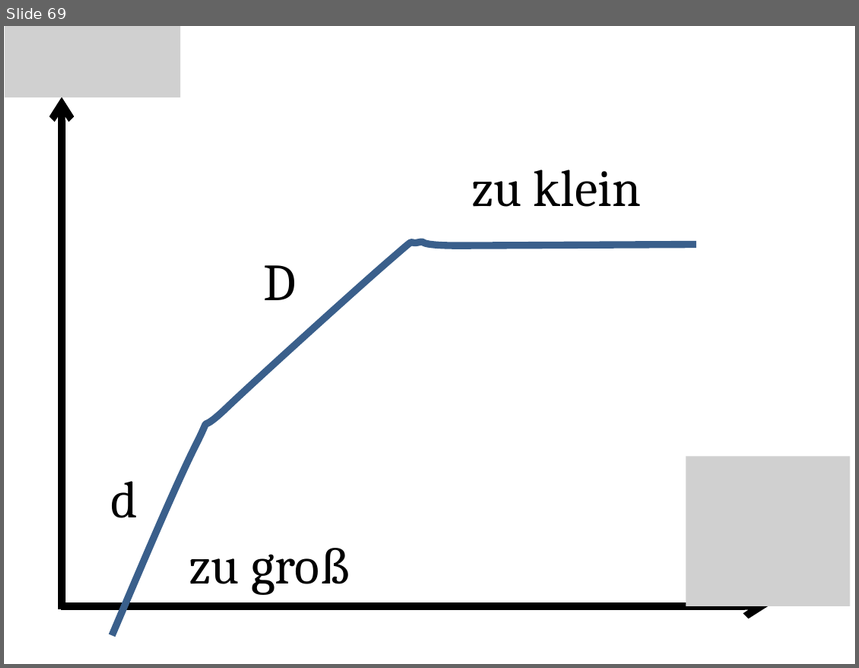
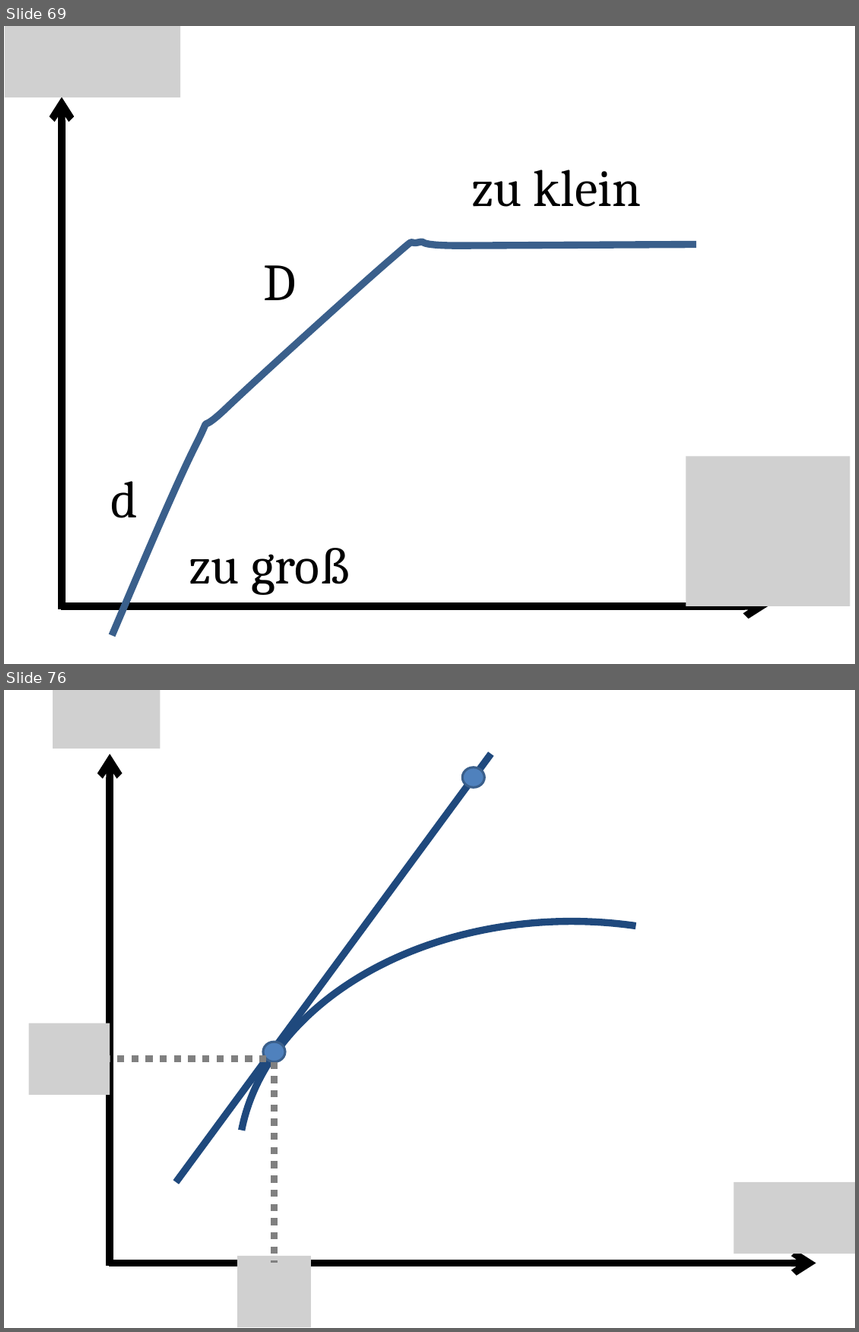
Before and after one commit to sophiahenckell/HIWI_Computersimulation, a slide deck: Bilder.pptx. Shown one above the other, each under a label of ours: slide 69 before the commit, slides 69 and 76 after it; the slides between them are not shown. The pictures are 859x668 and 859x1332 pixels, drawn with LibreOffice and Linux fonts; fonts in the diff are those of the drawing; grey boxes stand for pictures. Boxes give left, top, right and bottom in pixels: in the first picture for what was removed or moved away, otherwise in the second. Text is boxed around its words. In the diff, an @@ line names an element or a change of style, - is before the commit and + after.

```diff
--- a/Bilder.pptx
+++ b/Bilder.pptx
@@ slide 76 added at [4, 690, 855, 1328], background #FFFFFF @@
@@ picture added at [53, 690, 160, 749] @@
@@ arrow added from (110, 1266) to (110, 754), #000000 6 pt @@
@@ line added from (176, 1182) to (491, 754), #1F497D 6 pt @@
@@ ellipse added at [463, 768, 485, 788], fill #4F81BD, outline #3A5F8C 2 pt @@
@@ arc (boxed as its full ellipse) added at [238, 922, 855, 1328], outline #1F497D 6 pt @@
@@ picture added at [28, 1024, 110, 1095] @@
@@ ellipse added at [262, 1043, 285, 1063], fill #4F81BD, outline #3A5F8C 2 pt @@
@@ line added from (266, 1059) to (110, 1059), #808080 6 pt dashed @@
@@ line added from (274, 1062) to (274, 1264), #808080 6 pt dashed @@
@@ picture added at [734, 1182, 855, 1255] @@
@@ picture added at [237, 1256, 310, 1328] @@
@@ arrow added from (109, 1264) to (816, 1264), #000000 6 pt @@
```
Also in this commit, not shown: 6 other slides added, 5 other files.
